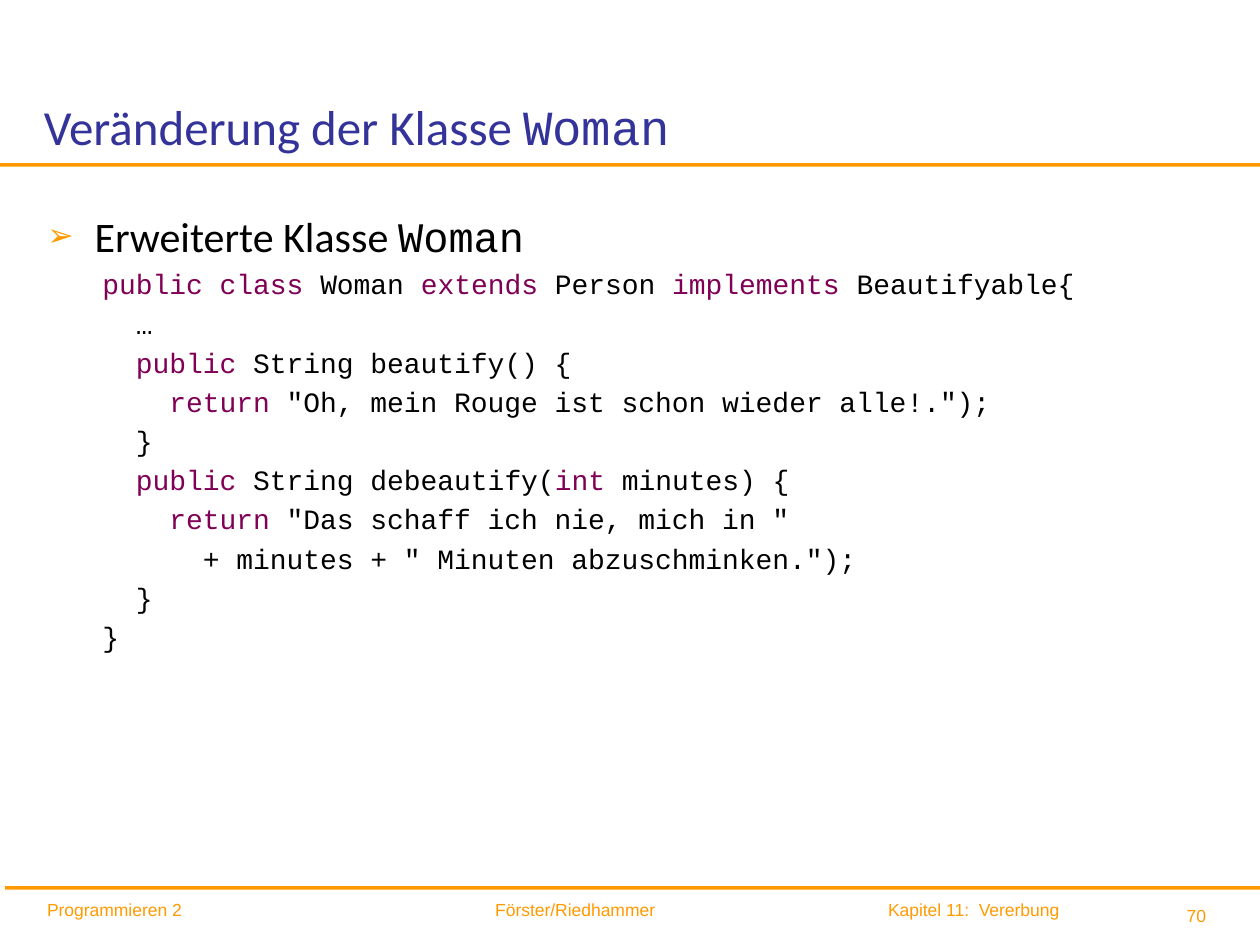
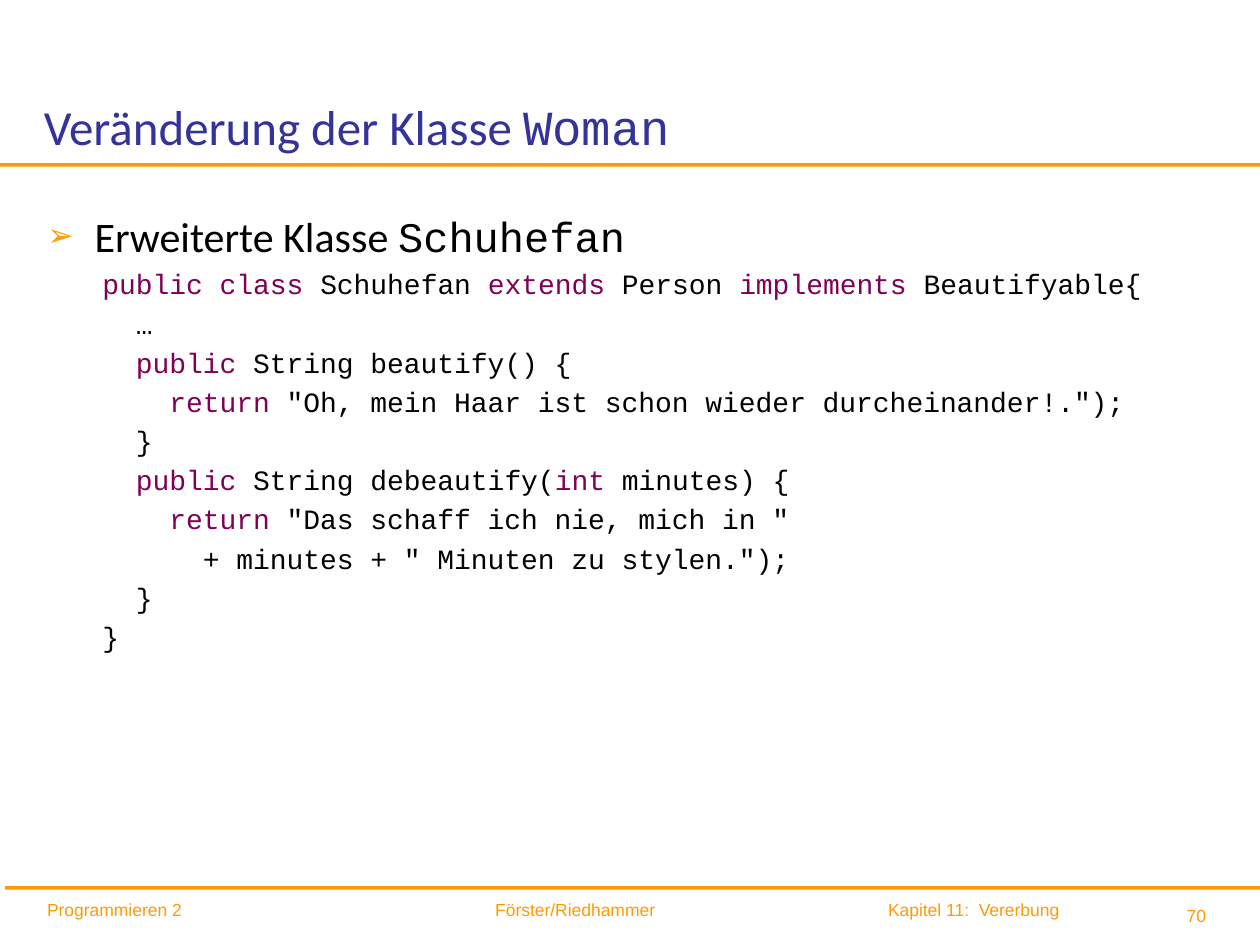
Before and after one commit to ingexue/hsro-wif-oop.github.io, a slide deck: slide 70 of 11-vererbung/vererbung.pptx. Drawn at 1260x945 pixels with LibreOffice and Linux fonts; fonts in the diff are those of the drawing; background and template pictures are left out. Boxes give left, top, right and bottom in pixels: in the first picture for what was removed or moved away, otherwise in the second. Text is boxed around its words. In the diff, an @@ line names an element or a change of style, - is before the commit and + after.

Commit message:
Klassen umbenannt

```diff
--- a/11-vererbung/vererbung.pptx
+++ b/11-vererbung/vererbung.pptx
@@ text at (x1=95, y1=222, x2=1142, y2=300): text changed @@
-➢ Erweiterte Klasse Woman
-  public class Woman extends Person implements Beautifyable{
+➢ Erweiterte Klasse Schuhefan
+  public class Schuhefan extends Person implements Beautifyable{
@@ text at (x1=169, y1=392, x2=1125, y2=418): text changed @@
-  return "Oh, mein Rouge ist schon wieder alle!.");
+  return "Oh, mein Haar ist schon wieder durcheinander!.");
@@ text at (x1=236, y1=549, x2=789, y2=575): text changed @@
-  + minutes + " Minuten abzuschminken.");
+  + minutes + " Minuten zu stylen.");
```
Also in this commit, not shown: 29 other slides changed, 2 other files.
